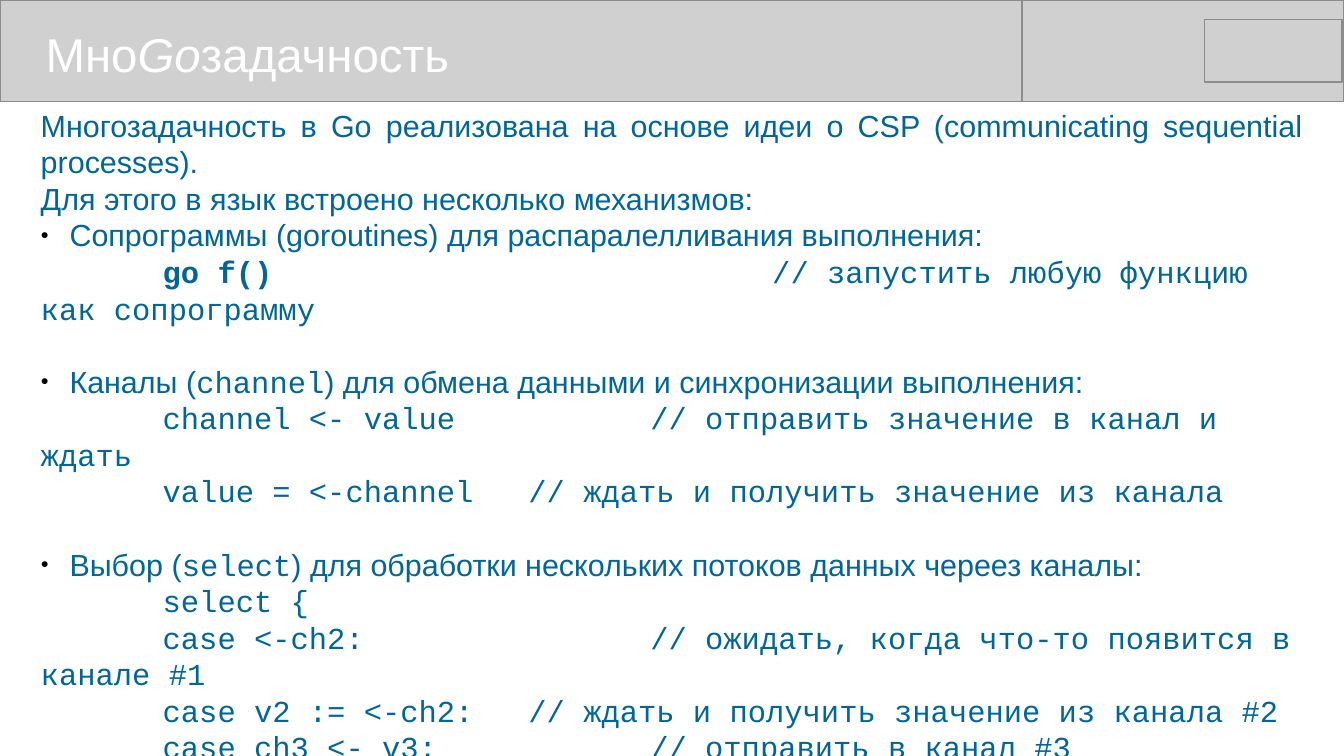
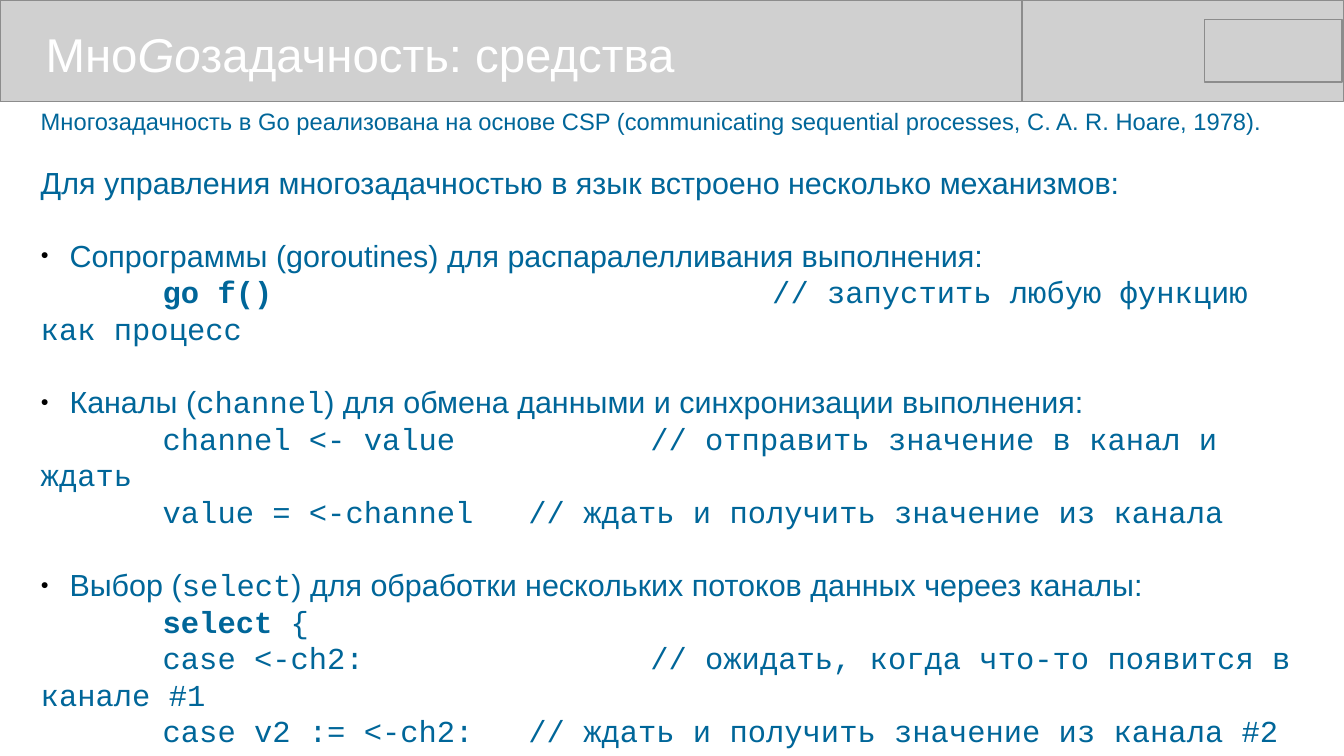
Before and after one commit to mike-shock/Go_language, a slide deck: slide 44 of Go_Review.odp (slide 43 before the commit). Drawn at 1344x756 pixels with LibreOffice and Linux fonts; fonts in the diff are those of the drawing; grey boxes stand for pictures. Boxes give left, top, right and bottom in pixels: in the first picture for what was removed or moved away, otherwise in the second. Text is boxed around its words. In the diff, an @@ line names an element or a change of style, - is before the commit and + after.

```diff
--- a/Go_Review.odp
+++ b/Go_Review.odp
@@ text at [46, 39, 674, 81]: text changed @@
-МноGoзадачность
+МноGoзадачность: средства
@@ text at [41, 112, 1260, 200]: text changed; size 18 to 14 pt @@
-Многозадачность в Go реализована на основе идеи о CSP (communicating sequential processes).
-Для этого в язык встроено несколько механизмов:
+Многозадачность в Go реализована на основе CSP (communicating sequential processes, C. A. R. Hoare, 1978).
+Для управления многозадачностью в язык встроено несколько механизмов:
@@ text at [41, 282, 1248, 347]: text changed @@
-go f() // запустить любую функцию как сопрограмму
+go f() // запустить любую функцию как процесс
@@ text at [163, 611, 273, 634]: bold on in "select" @@
```
Also in this commit, not shown: 12 other slides changed, 1 slide added.
